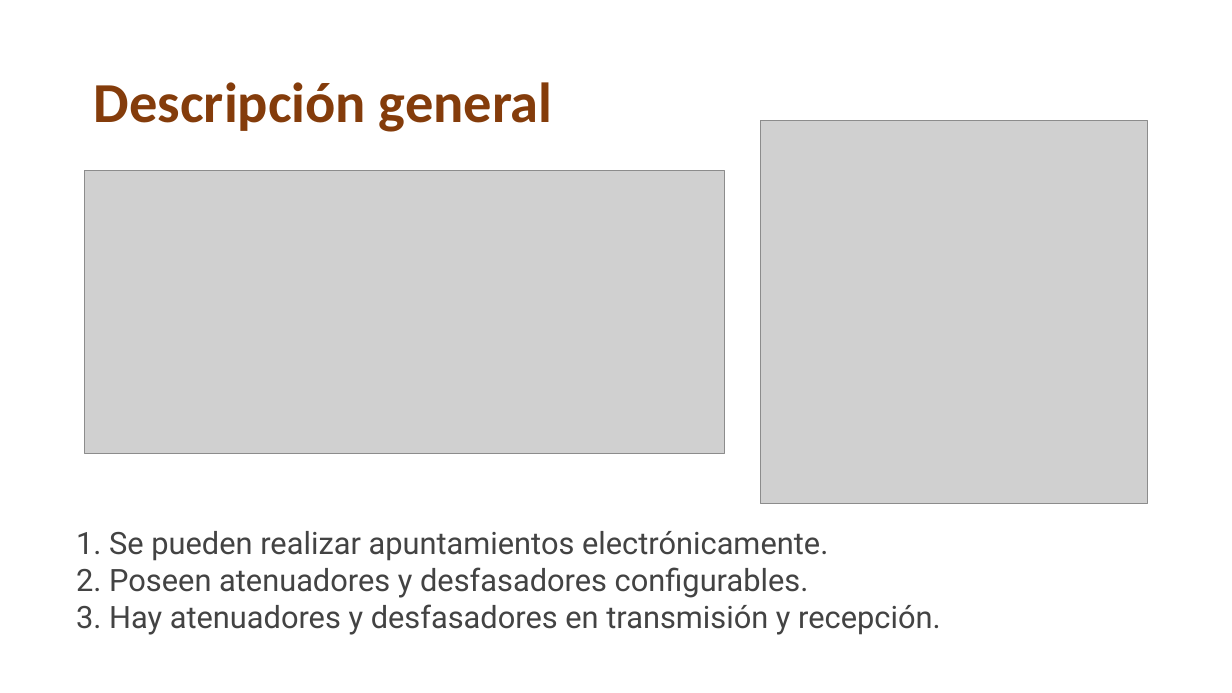
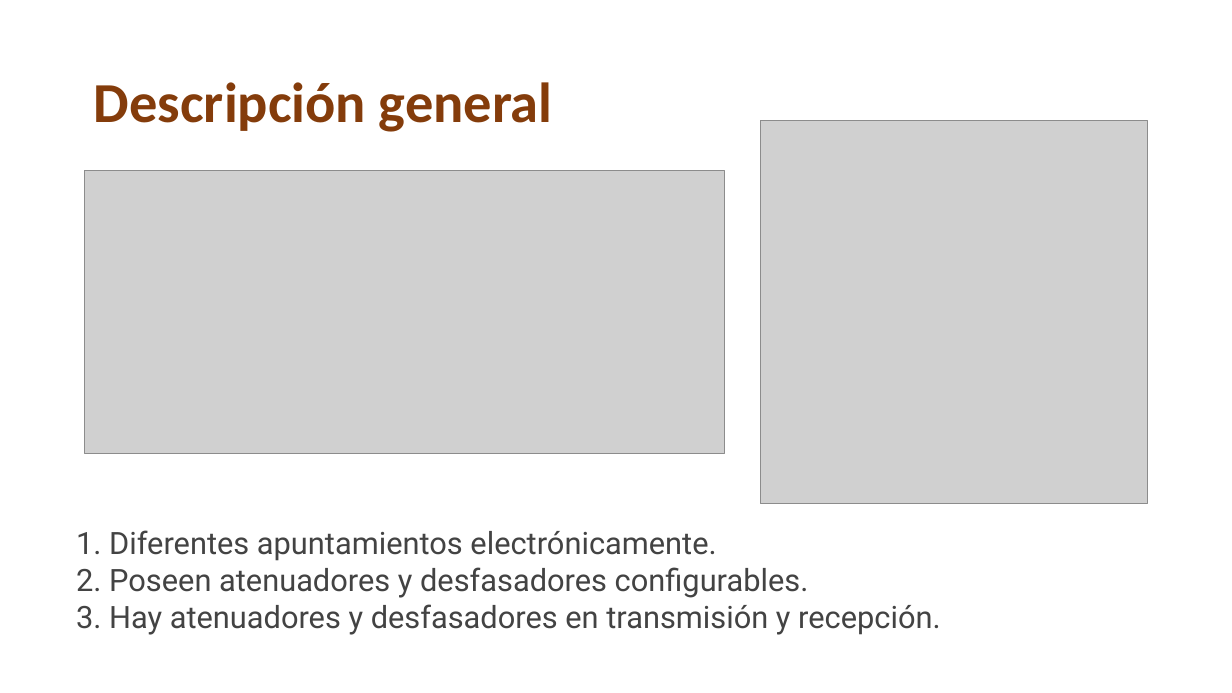
Before and after one commit to franciscoSoler/Polarimetric-Antenna-Calibrator, a slide deck: slide 5 of written/presentation/tesisInformatica.pptm. Drawn at 1232x693 pixels with LibreOffice and Linux fonts; fonts in the diff are those of the drawing; grey boxes stand for pictures. Boxes give left, top, right and bottom in pixels: in the first picture for what was removed or moved away, otherwise in the second. Text is boxed around its words. In the diff, an @@ line names an element or a change of style, - is before the commit and + after.

```diff
--- a/written/presentation/tesisInformatica.pptm
+++ b/written/presentation/tesisInformatica.pptm
@@ text at <box>109,530,716,561</box>: text changed @@
-1. Se pueden realizar apuntamientos electrónicamente.
+1. Diferentes apuntamientos electrónicamente.
```
Also in this commit, not shown: 11 other slides changed, 3 slides added, 1 slide removed, 10 other files.
